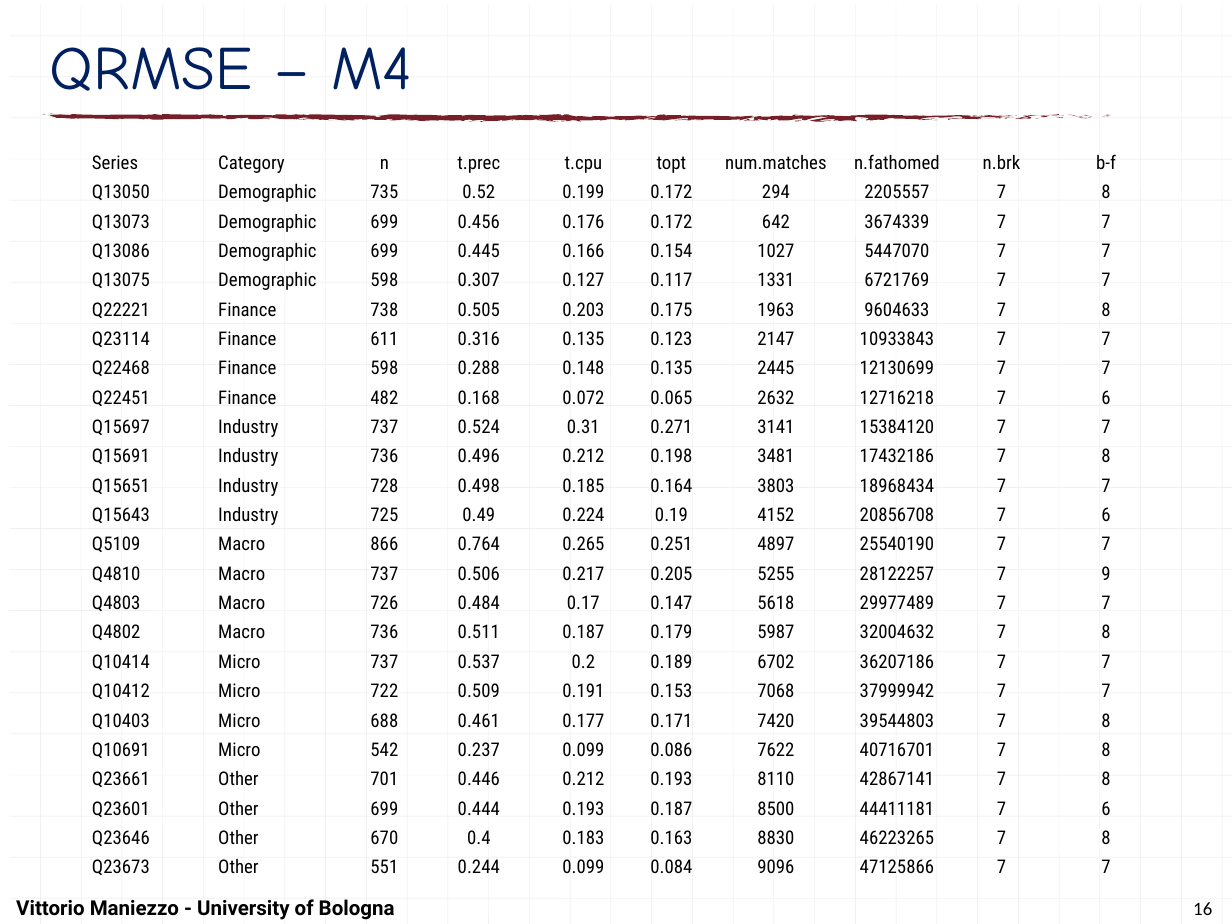
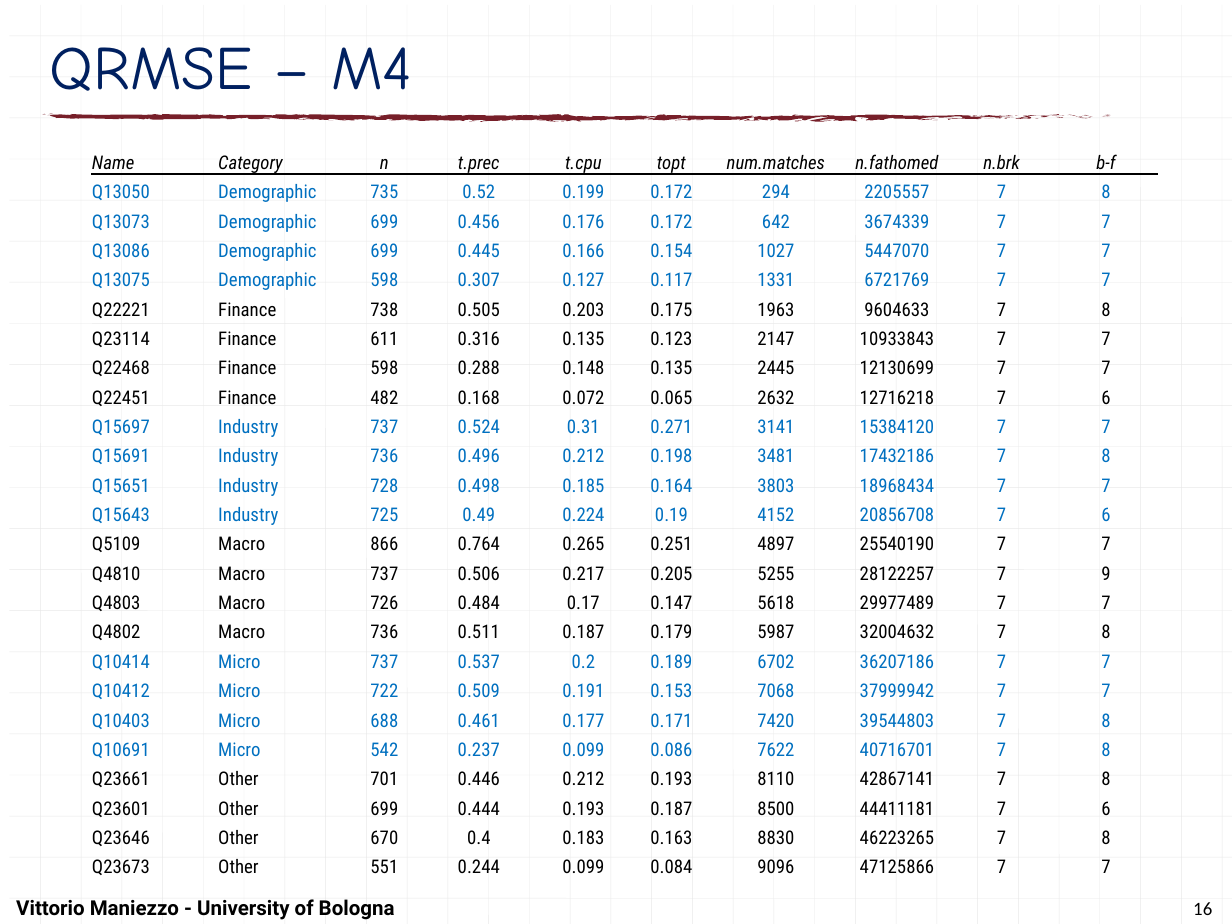
Before and after one commit to maniezzo/segmentation, a slide deck: slide 16 of doc/LION25_F&B/F&Bsegmentation.pptx. Drawn at 1232x924 pixels with LibreOffice and Linux fonts; fonts in the diff are those of the drawing. Boxes give left, top, right and bottom in pixels: in the first picture for what was removed or moved away, otherwise in the second. Text is boxed around its words. In the diff, an @@ line names an element or a change of style, - is before the commit and + after.

```diff
--- a/doc/LION25_F&B/F&Bsegmentation.pptx
+++ b/doc/LION25_F&B/F&Bsegmentation.pptx
@@ table at (91,144,1158,879) @@
-row 1, column 1: Series
+row 1, column 1: Name
@@ italic on in "Category", "n", "t.prec", "t.cpu" and 5 more places @@
@@ text colour #000000 to #0070C0 in "Q13050", "Demographic", "735", "0.52" and 116 more places @@
@@ borders changed @@
```
Also in this commit, not shown: 10 other slides changed.
